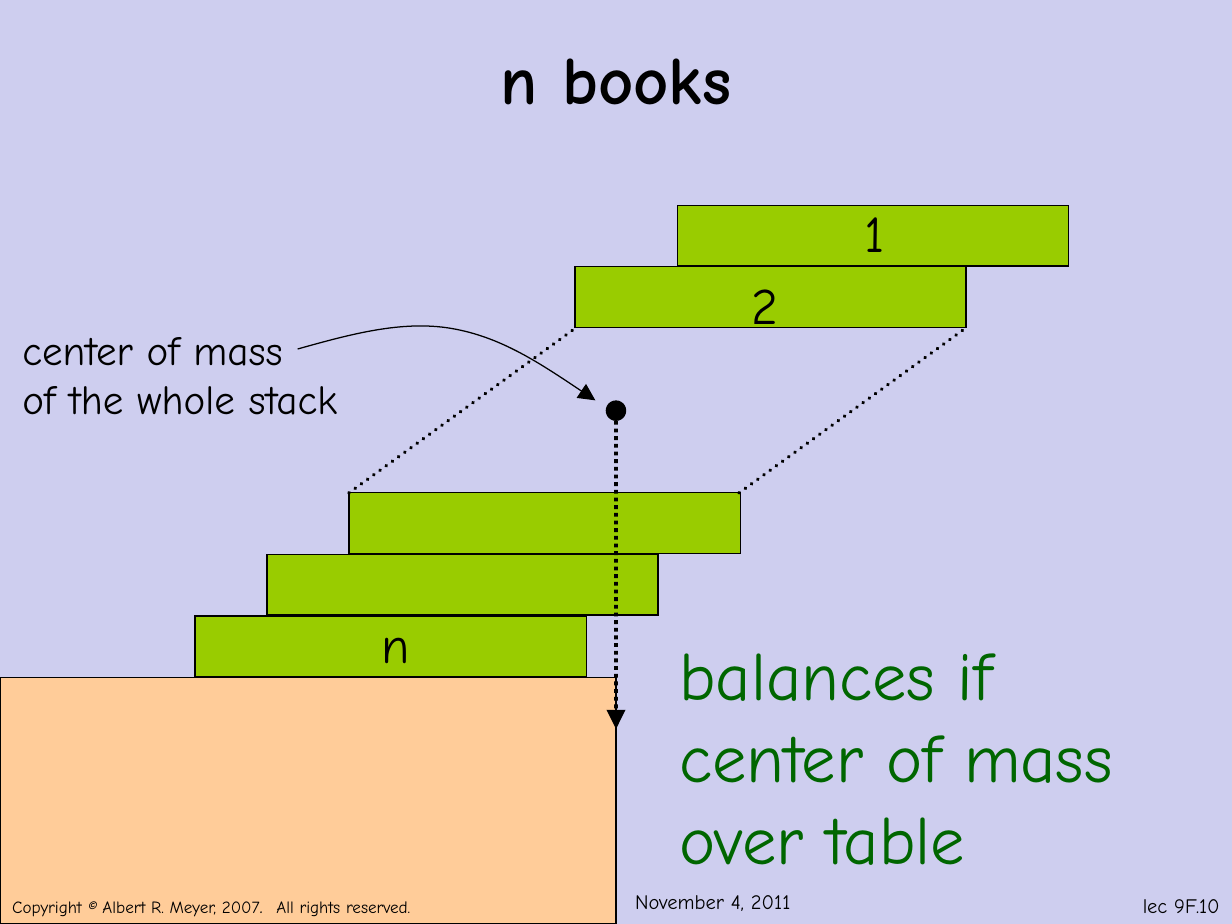
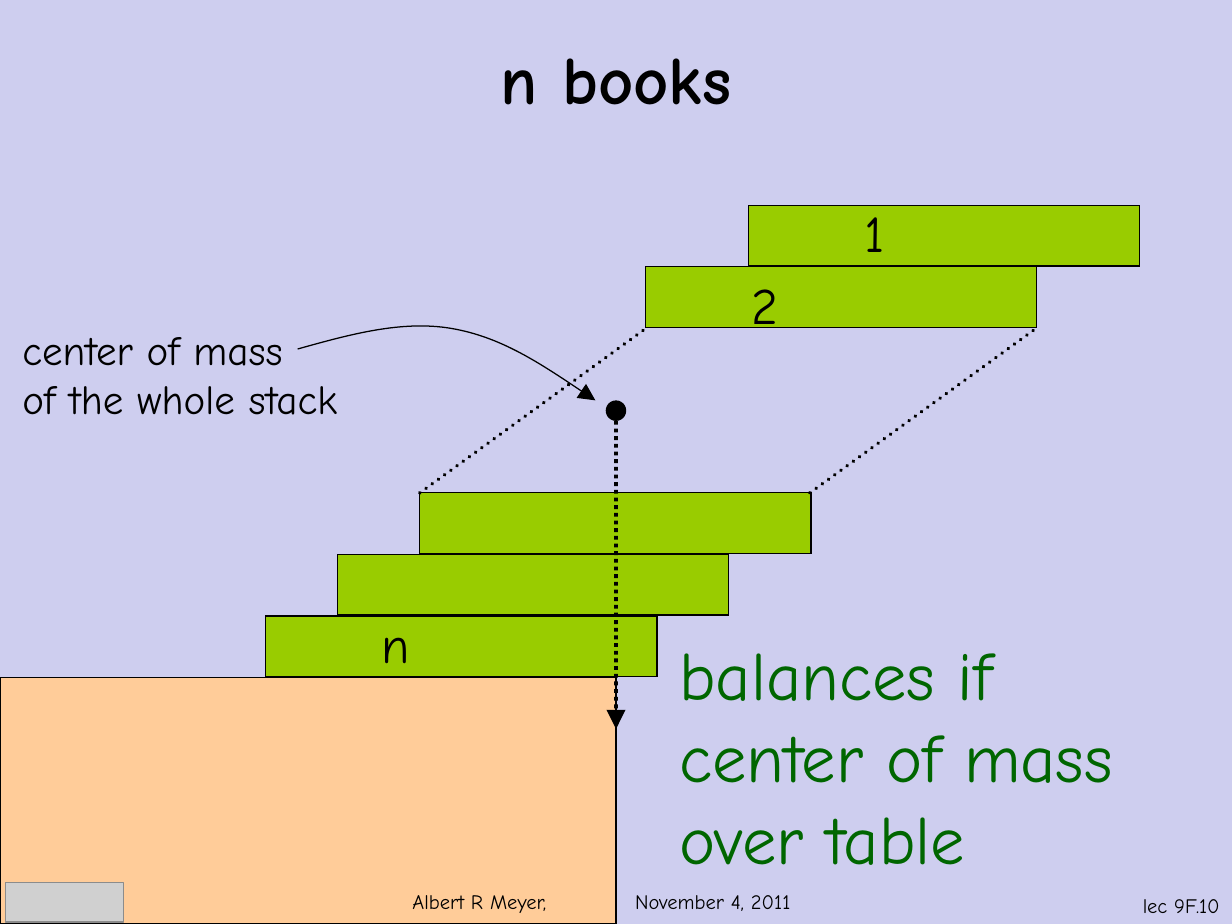
Before and after one commit to armeyer/mcs_web, a slide deck: slide 10 of fall11/slidesF11/slides9f.pptx. Drawn at 1232x924 pixels with LibreOffice and Linux fonts; fonts in the diff are those of the drawing; grey boxes stand for pictures; background and template pictures are left out. Boxes give left, top, right and bottom in pixels: in the first picture for what was removed or moved away, otherwise in the second. Text is boxed around its words. In the diff, an @@ line names an element or a change of style, - is before the commit and + after.

```diff
--- a/fall11/slidesF11/slides9f.pptx
+++ b/fall11/slidesF11/slides9f.pptx
@@ 5 rectangles, 2 lines: place and size @@
-5 rectangles, 2 lines at [195, 206, 1069, 676]
+5 rectangles, 2 lines at [266, 206, 1140, 676]
@@ picture added at [5, 883, 123, 923] @@
@@ text added at [412, 895, 790, 913], 12 pt, text #000000 @@
+Albert R Meyer, November 4, 2011
@@ text removed at [12, 901, 410, 917] @@
-Copyright © Albert R. Meyer, 2007. All rights reserved.
```
Also in this commit, not shown: 14 other slides changed, 1 slide added, 4 other files.
